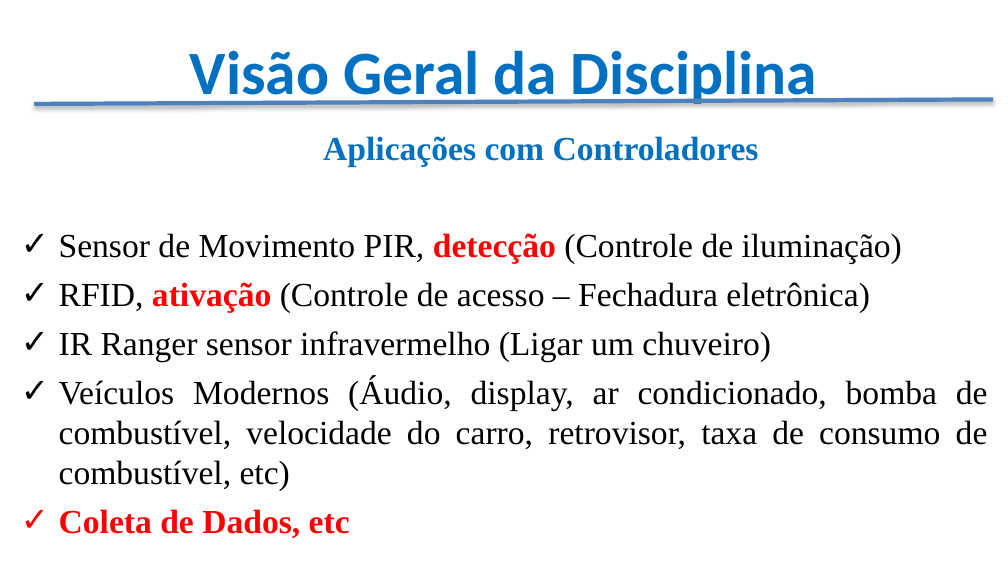
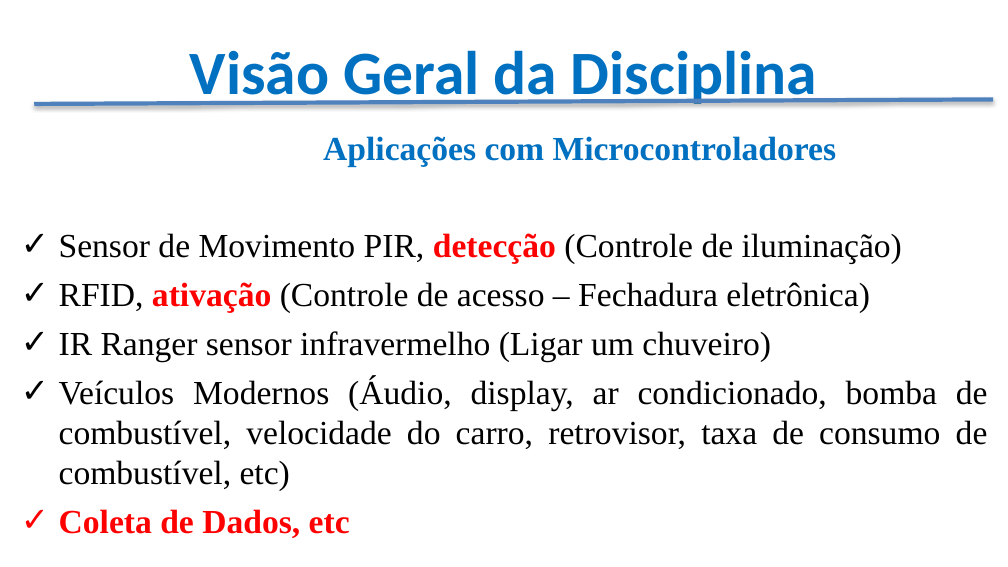
Before and after one commit to CloudEducationBrazil/WydenArea1ProgramacaoMicrocontroladores, a slide deck: slide 10 of Apresentação - Programação Microcontroladores.pptx. Drawn at 1008x567 pixels with LibreOffice and Linux fonts; fonts in the diff are those of the drawing; background and template pictures are left out. Boxes give left, top, right and bottom in pixels: in the first picture for what was removed or moved away, otherwise in the second. Text is boxed around its words. In the diff, an @@ line names an element or a change of style, - is before the commit and + after.

Commit message:
Apresentação da disciplina Microcontroladores, simuladores

```diff
--- a/Apresentação - Programação Microcontroladores.pptx
+++ b/Apresentação - Programação Microcontroladores.pptx
@@ text at (323,136,837,166): text changed @@
-Aplicações com Controladores
+Aplicações com Microcontroladores
```
Also in this commit, not shown: 1 other slide changed, 1 slide added.
